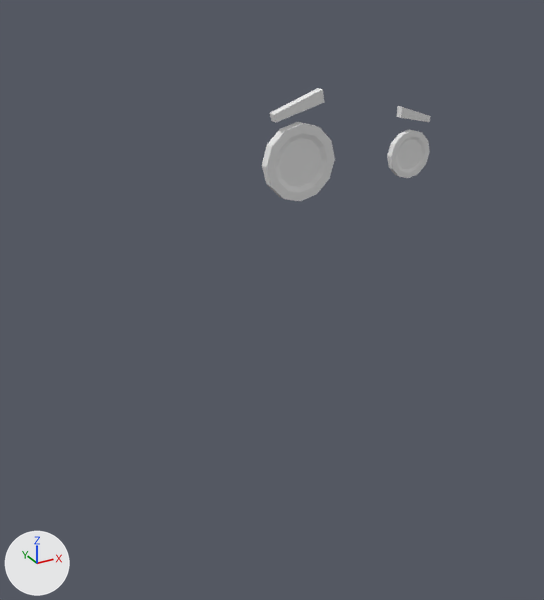
The Blender file Blender_Files/cute_robot.blend, before and after one commit.
Before and after are seen from a camera (50 mm lens) standing at (-4.72, -7.67, 6.75) and looking at (-0.38, 0.23, 2.81). Every picture has the same lights, and +X, +Y and +Z are marked at lower left.

In view in the first picture: 'eyes'.
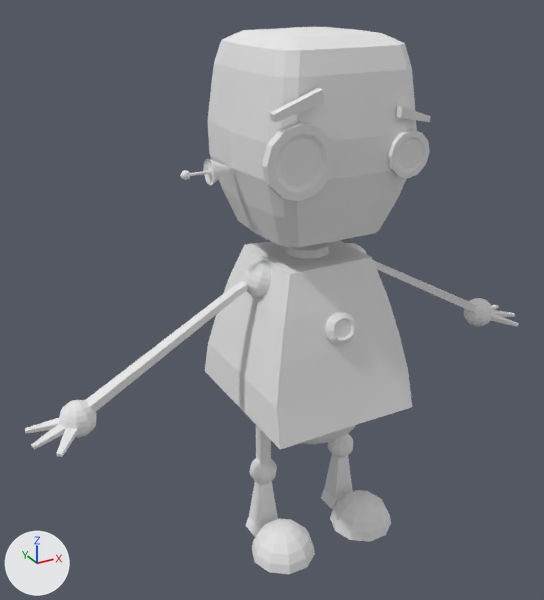
The newer file is also turned or shifted as a whole; pictures and numbers use the older file's frame.

Changed parts and their boxes [x1, y1, x2, y2] in the pictures (544 x 600 px):
'robot', shown
    after: [25, 27, 519, 574]

Diff of the bpy script that builds the scene:
```diff
--- a/Blender_Files/cute_robot.blend.py
+++ b/Blender_Files/cute_robot.blend.py
@@ ob_robot @@
 ob_robot.location = (0.0, 0.0, 2.49)
-ob_robot.hide_set(True)  # wire or fog, not drawn
```
